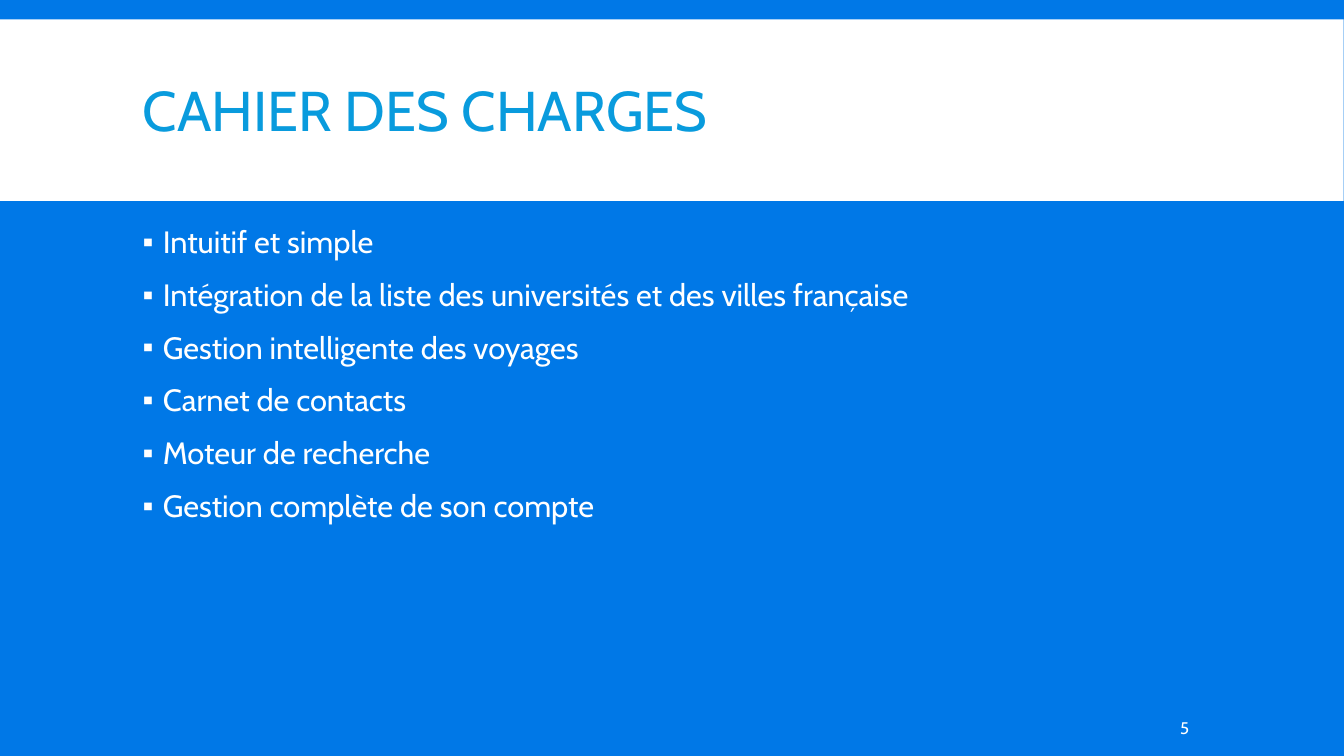
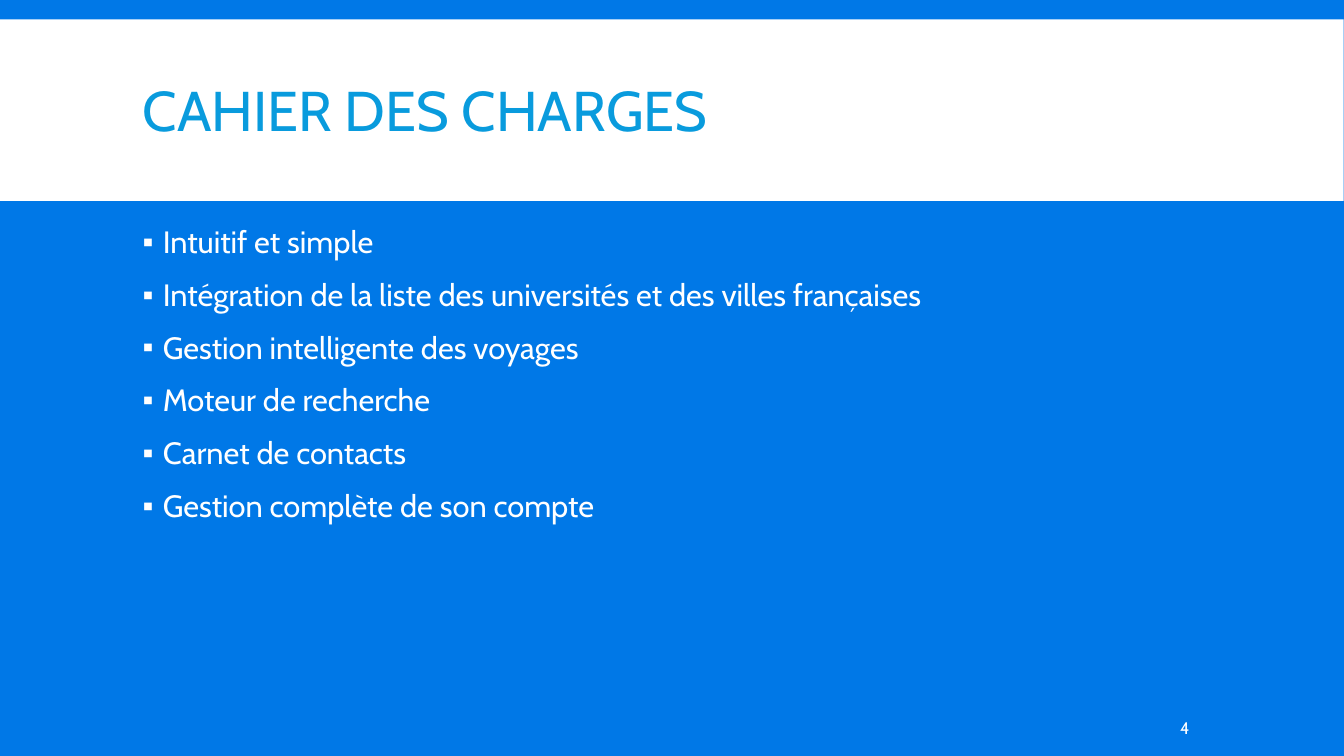
Before and after one commit to RetroAsh/CoEtu, a slide deck: slide 4 of rapports/Freetu.pptx (slide 5 before the commit). Drawn at 1344x756 pixels with LibreOffice and Linux fonts; fonts in the diff are those of the drawing. Boxes give left, top, right and bottom in pixels: in the first picture for what was removed or moved away, otherwise in the second. Text is boxed around its words. In the diff, an @@ line names an element or a change of style, - is before the commit and + after.

```diff
--- a/rapports/Freetu.pptx
+++ b/rapports/Freetu.pptx
@@ text at <box>163,283,921,313</box>: text changed @@
-▪ Intégration de la liste des universités et des villes française
+▪ Intégration de la liste des universités et des villes françaises
@@ text at <box>163,388,430,412</box>: paragraph added @@
+▪ Moteur de recherche
@@ text at <box>163,441,430,465</box>: paragraph removed @@
-▪ Moteur de recherche
@@ page number at <box>1180,722,1189,734</box>: text changed @@
-5
+4
```
Also in this commit, not shown: 6 other slides changed, 5 slides added, 2 slides removed, 3 other files.
